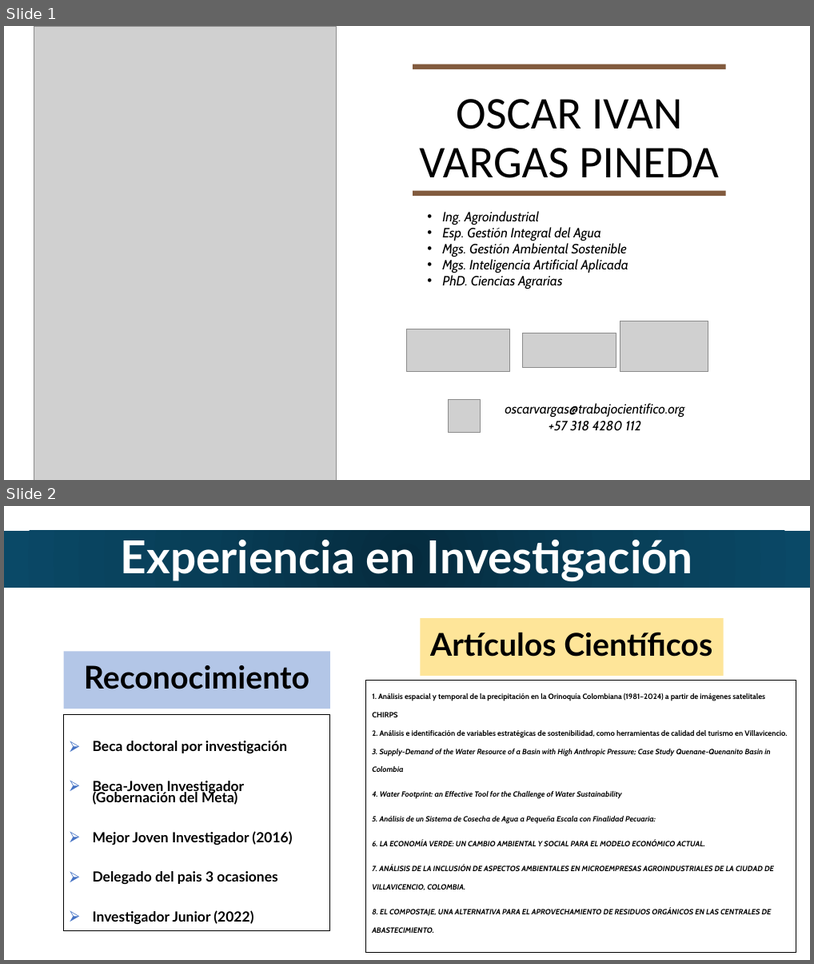
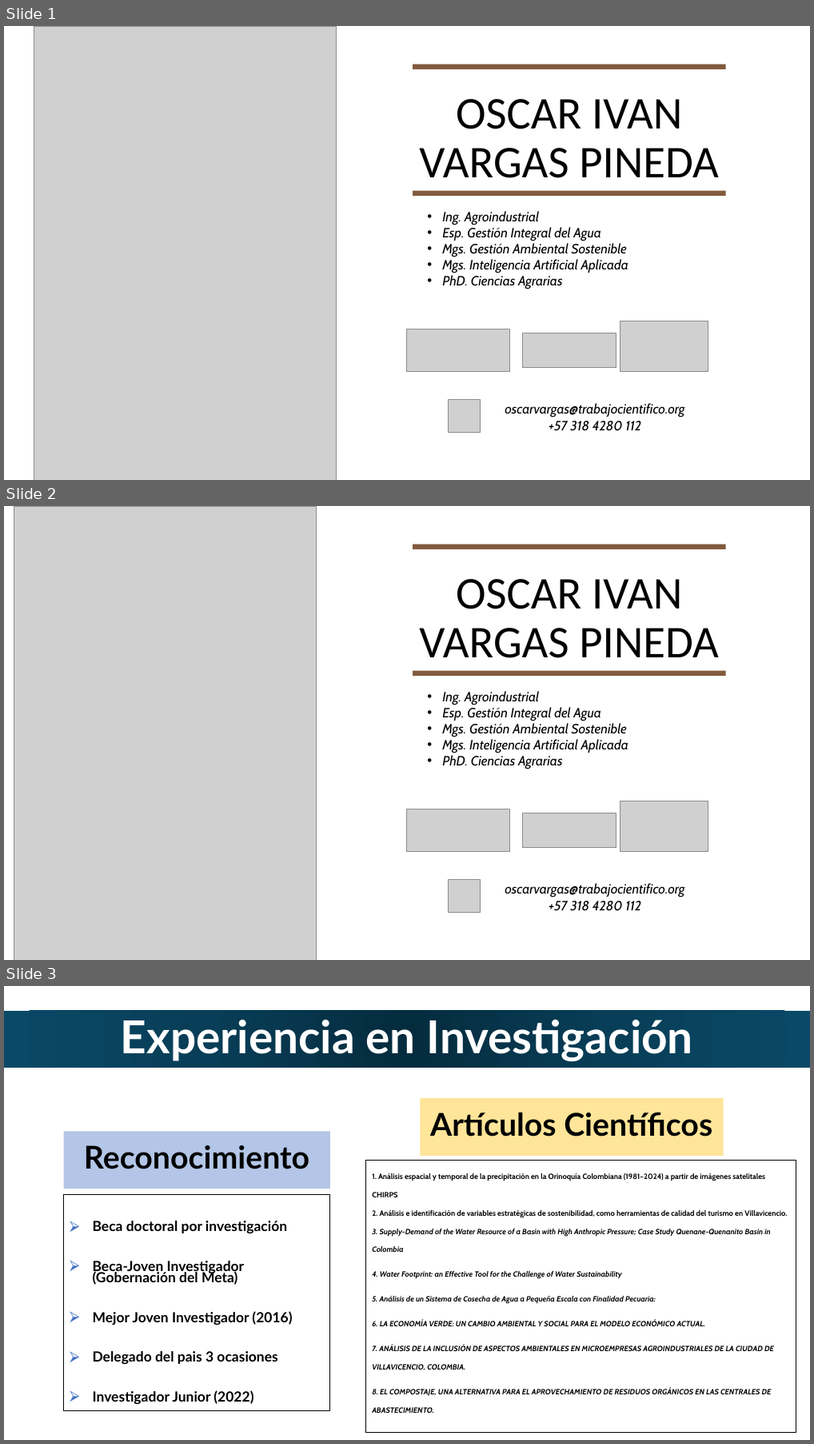
Before and after one commit to trabajocientifico/curso_optimizacion_investigacion_con__IA, a slide deck: presentacion.pptx. Shown one above the other, each under a label of ours: slides 1 and 2 before the commit, slides 1, 2 and 3 after it. The pictures are 814x964 and 814x1444 pixels, drawn with LibreOffice and Linux fonts; fonts in the diff are those of the drawing; grey boxes stand for pictures. Boxes give left, top, right and bottom in pixels: in the first picture for what was removed or moved away, otherwise in the second. Text is boxed around its words. In the diff, an @@ line names an element or a change of style, - is before the commit and + after.

```diff
--- a/presentacion.pptx
+++ b/presentacion.pptx
@@ slide 2 added at [4, 506, 810, 960], background #FFFFFF @@
@@ picture added at [14, 506, 316, 960] @@
@@ rectangle added at [413, 544, 726, 549], fill #825B3E @@
@@ text added at [419, 579, 719, 658], 54 pt, text #000000 @@
+OSCAR IVAN VARGAS PINEDA
@@ rectangle added at [413, 671, 726, 676], fill #825B3E @@
@@ text added at [442, 691, 629, 768], 16 pt, text #000000, italic @@
+• Ing. Agroindustrial
+• Esp. Gestión Integral del Agua
+• Mgs. Gestión Ambiental Sostenible
+• Mgs. Inteligencia Artificial Aplicada
+• PhD. Ciencias Agrarias
@@ picture added at [407, 808, 510, 852] @@
@@ picture added at [523, 812, 616, 847] @@
@@ picture added at [621, 800, 709, 852] @@
@@ picture added at [448, 880, 481, 912] @@
@@ text added at [505, 883, 685, 911], 16 pt, text #000000, italic @@
+oscarvargas@trabajocientifico.org
++57 318 4280 112
@@ what was slide 2 is now slide 3 @@
```
Also in this commit, not shown: 16 other slides added, 1 slide removed, 13 other files.
